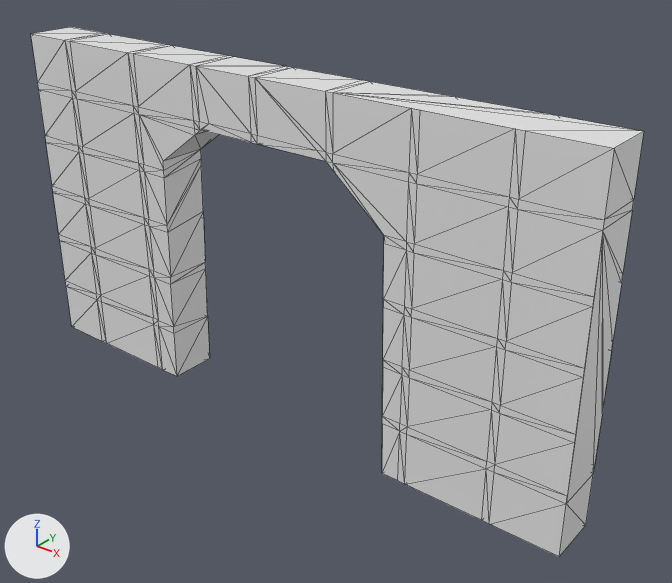
One commit to the glTF model models/wall_brick_2.glb: the scene before it, then after it.
Rendered twice from a camera (50 mm lens) standing at (-13.16, -22.51, 6.59) and looking at (-19.37, -14.74, 1.77). Arrows for +X, +Y and +Z are at lower left; the lights stay in place. Mesh edges are drawn as thin lines. Vertices at the same position are counted once.

The first picture shows 'wall_brick_2'.
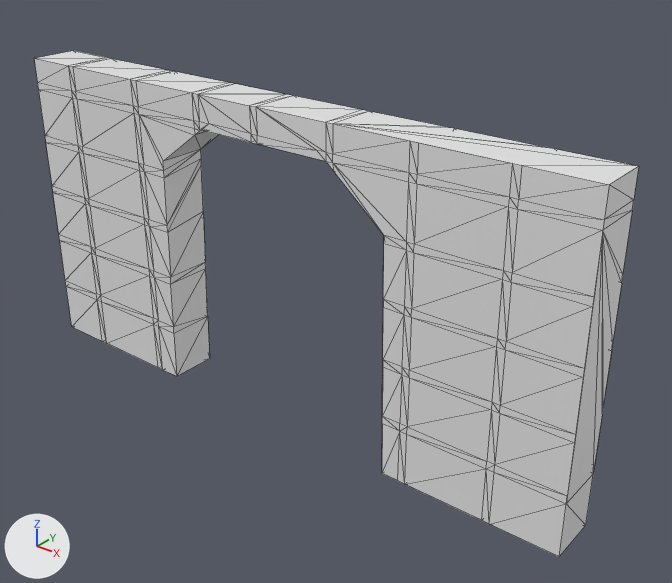
Scene script edits in JSON lines:
```json
{"block": "me_cube_013", "where": "me_cube_013.from_pydata(...)  # 325 vertices, 632 faces; spans x -4.0..4.0, y -0.31..0.31, z 0.0..4.32"}
{"block": "me_cube_013", "where": "# used by ob_wall_brick_2; location = (-20.0, -15.0, 0.0)"}
{"block": "me_cube_013", "change": "me_cube_013 part 1: all 32 vertices in x -4.0..4.0, y -0.31..0.31, z 4.32 are moved by (0.0, 0.0, -0.32)"}
```

What differs and where, as boxes [x1, y1, x2, y2] in the pictures (672 x 583 px; the box of a moved part takes in the faces that stretch with it):
```json
{"object": "wall_brick_2", "change": "reshaped", "before": [31, 27, 644, 557], "after": [34, 51, 639, 557]}
{"part": 1, "of": "me_cube_013", "change": "moved or reshaped", "before": [31, 27, 644, 220], "after": [34, 51, 639, 220]}
```
